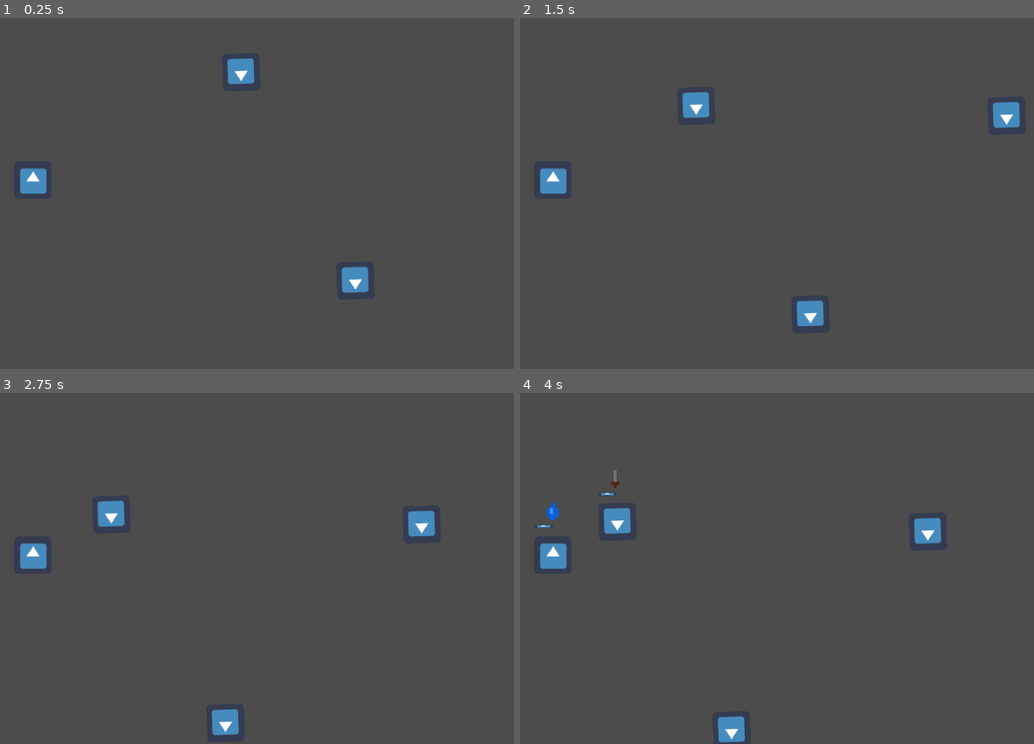
Above: before the commit, frames 1-4 (two rows, left to right).
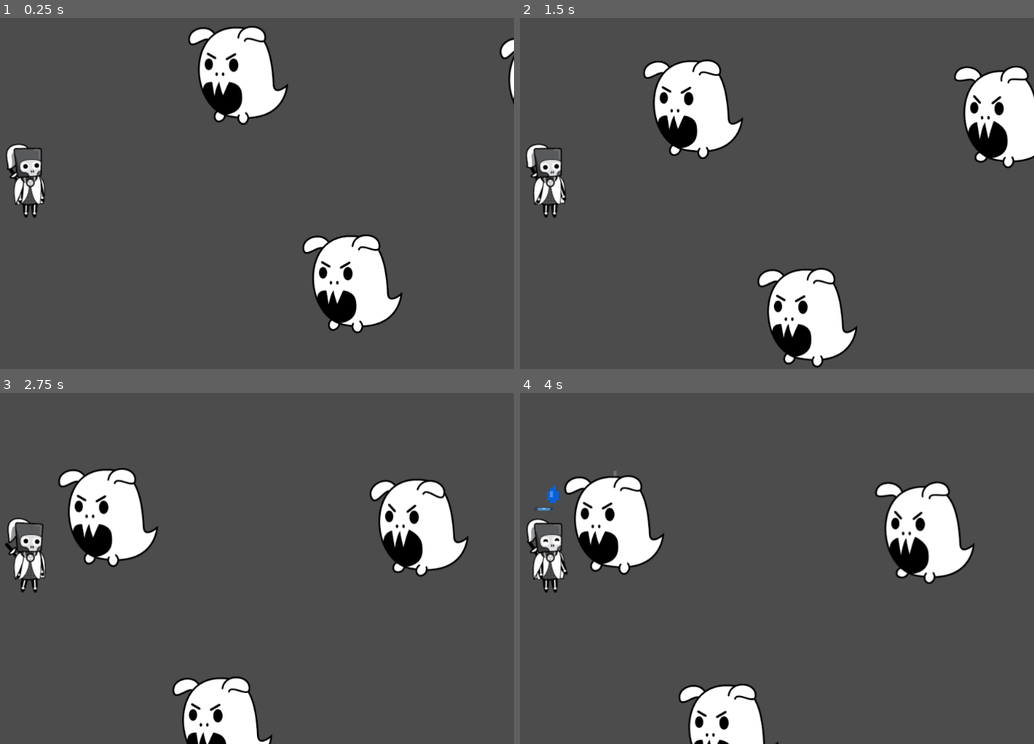
Above: after the commit, the same moments.

Repository: danreeves/godot-wild-jam-33
Game: Godot game, scene res://Main.tscn
The game is run twice, just before and just after one commit, with the same random seed, the same clock (stepped at 60 frames per second) and the same inputs. The engine's default icon, where the game draws it, is replaced by a stand-in: a white triangle on a blue panel in a dark square.
Inputs:
- Up to frame 1 (0.25 s): no input
- Up to frame 2 (1.5 s): no input
- Up to frame 3 (2.75 s): no input
- Up to frame 4 (4 s): no input

The runs differ from the first frame. In frame 1, 8.4% of the frame differs, in the area x 1-100%, y 2-90%; in frame 2, 12%, in the area x 1-100%, y 11-100%; in frame 3, 11%; in frame 4, 11%.

Commit message:
Added Cutie Fighter Dudes
ART ART BABY <3

Diff:
--- /dev/null
+++ b/Ghost.tscn
@@ -0,0 +1,22 @@
+[gd_scene load_steps=3 format=2]
+
+[ext_resource path="res://Ghost_Animation.tres" type="SpriteFrames" id=1]
+
+[sub_resource type="CapsuleShape2D" id=1]
+radius = 95.5362
+height = 118.64
+
+[node name="Ghost" type="KinematicBody2D"]
+scale = Vector2( 0.5, 0.5 )
+
+[node name="Sprite" type="AnimatedSprite" parent="."]
+position = Vector2( 3.77972, -1.25992 )
+rotation = 0.000606748
+frames = ExtResource( 1 )
+animation = "run"
+flip_h = true
+
+[node name="CollisionShape2D" type="CollisionShape2D" parent="."]
+position = Vector2( 9.9473, 23.8409 )
+scale = Vector2( 0.671393, 0.68714 )
+shape = SubResource( 1 )
--- /dev/null
+++ b/Ghost_Animation.tres
@@ -0,0 +1,46 @@
+[gd_resource type="SpriteFrames" load_steps=22 format=2]
+
+[ext_resource path="res://assets/Art/Ghost/ghost_Move-15.png" type="Texture" id=1]
+[ext_resource path="res://assets/Art/Ghost/ghost_Attack-10.png" type="Texture" id=2]
+[ext_resource path="res://assets/Art/Ghost/ghost_Attack-5.png" type="Texture" id=3]
+[ext_resource path="res://assets/Art/Ghost/ghost_Attack-9.png" type="Texture" id=4]
+[ext_resource path="res://assets/Art/Ghost/ghost_Attack-12.png" type="Texture" id=5]
+[ext_resource path="res://assets/Art/Ghost/ghost_Attack-8.png" type="Texture" id=6]
+[ext_resource path="res://assets/Art/Ghost/ghost_Attack-11.png" type="Texture" id=7]
+[ext_resource path="res://assets/Art/Ghost/ghost_Idle-3.png" type="Texture" id=8]
+[ext_resource path="res://assets/Art/Ghost/ghost_Move-14.png" type="Texture" id=9]
+[ext_resource path="res://assets/Art/Ghost/ghost_Move-17.png" type="Texture" id=10]
+[ext_resource path="res://assets/Art/Ghost/ghost_Idle-1.png" type="Texture" id=11]
+[ext_resource path="res://assets/Art/Ghost/ghost_Damage-18.png" type="Texture" id=12]
+[ext_resource path="res://assets/Art/Ghost/ghost_Damage-20.png" type="Texture" id=13]
+[ext_resource path="res://assets/Art/Ghost/ghost_Attack-6.png" type="Texture" id=14]
+[ext_resource path="res://assets/Art/Ghost/ghost_Damage-19.png" type="Texture" id=15]
+[ext_resource path="res://assets/Art/Ghost/ghost_Idle-4.png" type="Texture" id=16]
+[ext_resource path="res://assets/Art/Ghost/ghost_Idle-2.png" type="Texture" id=17]
+[ext_resource path="res://assets/Art/Ghost/ghost_Attack-7.png" type="Texture" id=18]
+[ext_resource path="res://assets/Art/Ghost/ghost_Move-16.png" type="Texture" id=19]
+[ext_resource path="res://assets/Art/Ghost/ghost_Damage-21.png" type="Texture" id=20]
+[ext_resource path="res://assets/Art/Ghost/ghost_Attack-13.png" type="Texture" id=21]
+
+[resource]
+animations = [ {
+"frames": [ ExtResource( 11 ), ExtResource( 17 ), ExtResource( 8 ), ExtResource( 16 ) ],
+"loop": true,
+"name": "idle",
+"speed": 5.0
+}, {
+"frames": [ ExtResource( 9 ), ExtResource( 1 ), ExtResource( 19 ), ExtResource( 10 ) ],
+"loop": true,
+"name": "run",
+"speed": 5.0
+}, {
+"frames": [ ExtResource( 3 ), ExtResource( 14 ), ExtResource( 18 ), ExtResource( 6 ), ExtResource( 2 ), ExtResource( 7 ), ExtResource( 5 ), ExtResource( 21 ), ExtResource( 4 ) ],
+"loop": true,
+"name": "attack",
+"speed": 5.0
+}, {
+"frames": [ ExtResource( 12 ), ExtResource( 15 ), ExtResource( 13 ), ExtResource( 20 ) ],
+"loop": true,
+"name": "damage",
+"speed": 5.0
+} ]
--- /dev/null
+++ b/Hero.tscn
@@ -0,0 +1,21 @@
+[gd_scene load_steps=3 format=2]
+
+[ext_resource path="res://Hero_Animation.tres" type="SpriteFrames" id=1]
+
+[sub_resource type="CapsuleShape2D" id=1]
+radius = 64.0033
+height = 40.9399
+
+[node name="Hero1" type="KinematicBody2D"]
+scale = Vector2( 0.5, 0.5 )
+
+[node name="Sprite" type="AnimatedSprite" parent="."]
+position = Vector2( 3.77972, -1.25992 )
+rotation = 0.000606748
+frames = ExtResource( 1 )
+animation = "damage"
+
+[node name="CollisionShape2D" type="CollisionShape2D" parent="."]
+position = Vector2( 2.37922, 5.34118 )
+scale = Vector2( 0.671393, 0.68714 )
+shape = SubResource( 1 )
--- /dev/null
+++ b/Hero_Animation.tres
@@ -0,0 +1,83 @@
+[gd_resource type="SpriteFrames" load_steps=44 format=2]
+
+[ext_resource path="res://assets/Art/Hero/hero_Camp-44.png" type="Texture" id=1]
+[ext_resource path="res://assets/Art/Hero/hero_Camp-46.png" type="Texture" id=2]
+[ext_resource path="res://assets/Art/Hero/hero_Camp-45.png" type="Texture" id=3]
+[ext_resource path="res://assets/Art/Hero/hero_Move-16.png" type="Texture" id=4]
+[ext_resource path="res://assets/Art/Hero/hero_Camp-43.png" type="Texture" id=5]
+[ext_resource path="res://assets/Art/Hero/hero_Camp-47.png" type="Texture" id=6]
+[ext_resource path="res://assets/Art/Hero/hero_Idle-4.png" type="Texture" id=7]
+[ext_resource path="res://assets/Art/Hero/hero_Attack-26.png" type="Texture" id=8]
+[ext_resource path="res://assets/Art/Hero/hero_Attack-28.png" type="Texture" id=9]
+[ext_resource path="res://assets/Art/Hero/hero_Death-18.png" type="Texture" id=10]
+[ext_resource path="res://assets/Art/Hero/hero_Death-21.png" type="Texture" id=11]
+[ext_resource path="res://assets/Art/Hero/hero_Drink-34.png" type="Texture" id=12]
+[ext_resource path="res://assets/Art/Hero/hero_Death-22.png" type="Texture" id=13]
+[ext_resource path="res://assets/Art/Hero/hero_Drink-33.png" type="Texture" id=14]
+[ext_resource path="res://assets/Art/Hero/hero_Drink-36.png" type="Texture" id=15]
+[ext_resource path="res://assets/Art/Hero/hero_Idle-3.png" type="Texture" id=16]
+[ext_resource path="res://assets/Art/Hero/hero_Idle-5.png" type="Texture" id=17]
+[ext_resource path="res://assets/Art/Hero/hero_Idle-6.png" type="Texture" id=18]
+[ext_resource path="res://assets/Art/Hero/hero_Idle-7.png" type="Texture" id=19]
+[ext_resource path="res://assets/Art/Hero/hero_Idle-8.png" type="Texture" id=20]
+[ext_resource path="res://assets/Art/Hero/hero_Death-25.png" type="Texture" id=21]
+[ext_resource path="res://assets/Art/Hero/hero_Attack-25.png" type="Texture" id=22]
+[ext_resource path="res://assets/Art/Hero/hero_Attack-29.png" type="Texture" id=23]
+[ext_resource path="res://assets/Art/Hero/hero_Death-19.png" type="Texture" id=24]
+[ext_resource path="res://assets/Art/Hero/hero_Death-20.png" type="Texture" id=25]
+[ext_resource path="res://assets/Art/Hero/hero_Attack-27.png" type="Texture" id=26]
+[ext_resource path="res://assets/Art/Hero/hero_Death-23.png" type="Texture" id=27]
+[ext_resource path="res://assets/Art/Hero/hero_Drink-32.png" type="Texture" id=28]
+[ext_resource path="res://assets/Art/Hero/hero_Death-17.png" type="Texture" id=29]
+[ext_resource path="res://assets/Art/Hero/hero_Drink-31.png" type="Texture" id=30]
+[ext_resource path="res://assets/Art/Hero/hero_Death-24.png" type="Texture" id=31]
+[ext_resource path="res://assets/Art/Hero/hero_Drink-35.png" type="Texture" id=32]
+[ext_resource path="res://assets/Art/Hero/hero_Drink-37.png" type="Texture" id=33]
+[ext_resource path="res://assets/Art/Hero/hero_Idle-1.png" type="Texture" id=34]
+[ext_resource path="res://assets/Art/Hero/hero_Idle-2.png" type="Texture" id=35]
+[ext_resource path="res://assets/Art/Hero/hero_Drink-30.png" type="Texture" id=36]
+[ext_resource path="res://assets/Art/Hero/hero_Move-14.png" type="Texture" id=37]
+[ext_resource path="res://assets/Art/Hero/hero_Move-12.png" type="Texture" id=41]
+[ext_resource path="res://assets/Art/Hero/hero_Damage-39.png" type="Texture" id=43]
+[ext_resource path="res://assets/Art/Hero/hero_Damage-41.png" type="Texture" id=44]
+[ext_resource path="res://assets/Art/Hero/hero_Damage-40.png" type="Texture" id=45]
+[ext_resource path="res://assets/Art/Hero/hero_Damage-38.png" type="Texture" id=46]
+[ext_resource path="res://assets/Art/Hero/hero_Damage-42.png" type="Texture" id=47]
+
+[resource]
+animations = [ {
+"frames": [ ExtResource( 34 ), ExtResource( 35 ), ExtResource( 16 ), ExtResource( 7 ), ExtResource( 17 ), ExtResource( 18 ), ExtResource( 19 ), ExtResource( 20 ), ExtResource( 34 ), ExtResource( 35 ), ExtResource( 16 ), ExtResource( 17 ), ExtResource( 18 ), ExtResource( 19 ), ExtResource( 20 ), ExtResource( 34 ), ExtResource( 35 ), ExtResource( 16 ), ExtResource( 17 ), ExtResource( 18 ), ExtResource( 19 ), ExtResource( 20 ) ],
+"loop": true,
+"name": "idle",
+"speed": 5.0
+}, {
+"frames": [ ExtResource( 36 ), ExtResource( 30 ), ExtResource( 28 ), ExtResource( 14 ), ExtResource( 12 ), ExtResource( 32 ), ExtResource( 15 ), ExtResource( 33 ) ],
+"loop": false,
+"name": "drink",
+"speed": 5.0
+}, {
+"frames": [ ExtResource( 46 ), ExtResource( 43 ), ExtResource( 45 ), ExtResource( 44 ), ExtResource( 47 ) ],
+"loop": true,
+"name": "damage",
+"speed": 5.0
+}, {
+"frames": [ ExtResource( 41 ), ExtResource( 37 ), ExtResource( 4 ) ],
+"loop": true,
+"name": "run",
+"speed": 4.0
+}, {
+"frames": [ ExtResource( 22 ), ExtResource( 8 ), ExtResource( 26 ), ExtResource( 9 ), ExtResource( 23 ), ExtResource( 8 ), ExtResource( 9 ), ExtResource( 26 ), ExtResource( 23 ) ],
+"loop": false,
+"name": "attack",
+"speed": 5.0
+}, {
+"frames": [ ExtResource( 29 ), ExtResource( 10 ), ExtResource( 24 ), ExtResource( 25 ), ExtResource( 11 ), ExtResource( 13 ), ExtResource( 27 ), ExtResource( 31 ), ExtResource( 21 ) ],
+"loop": false,
+"name": "die",
+"speed": 5.0
+}, {
+"frames": [ ExtResource( 5 ), ExtResource( 1 ), ExtResource( 3 ), ExtResource( 2 ), ExtResource( 3 ), ExtResource( 2 ), ExtResource( 3 ), ExtResource( 2 ), ExtResource( 3 ), ExtResource( 2 ), ExtResource( 6 ) ],
+"loop": true,
+"name": "camp",
+"speed": 5.0
+} ]
--- a/Main.tscn
+++ b/Main.tscn
@@ -1,18 +1,35 @@
-[gd_scene load_steps=3 format=2]
+[gd_scene load_steps=4 format=2]
 
 [ext_resource path="res://Units/Player.tscn" type="PackedScene" id=1]
 [ext_resource path="res://Units/Enemy.tscn" type="PackedScene" id=2]
+[ext_resource path="res://Ghost_Animation.tres" type="SpriteFrames" id=3]
 
 [node name="World" type="Node2D"]
 
 [node name="Player" parent="." instance=ExtResource( 1 )]
-position = Vector2( 36.5961, 277.589 )
+position = Vector2( 36.5961, 276.53 )
 
 [node name="Enemy" parent="." instance=ExtResource( 2 )]
 position = Vector2( 412.951, 82.0248 )
 
+[node name="AnimatedSprite" type="AnimatedSprite" parent="Enemy"]
+frames = ExtResource( 3 )
+animation = "idle"
+playing = true
+
 [node name="Enemy2" parent="." instance=ExtResource( 2 )]
 position = Vector2( 608.112, 438.407 )
 
+[node name="AnimatedSprite" type="AnimatedSprite" parent="Enemy2"]
+frames = ExtResource( 3 )
+animation = "idle"
+playing = true
+
 [node name="Enemy3" parent="." instance=ExtResource( 2 )]
 position = Vector2( 943.281, 98.9954 )
+
+[node name="AnimatedSprite" type="AnimatedSprite" parent="Enemy3"]
+frames = ExtResource( 3 )
+animation = "idle"
+frame = 3
+playing = true
--- a/Units/Enemy.tscn
+++ b/Units/Enemy.tscn
@@ -1,18 +1,15 @@
-[gd_scene load_steps=10 format=2]
+[gd_scene load_steps=8 format=2]
 
 [ext_resource path="res://Units/Enemy.gd" type="Script" id=1]
-[ext_resource path="res://icon.png" type="Texture" id=2]
 [ext_resource path="res://Systems/AttackQueue.tscn" type="PackedScene" id=3]
 [ext_resource path="res://Systems/Attacks/BasicAttack.tscn" type="PackedScene" id=4]
 [ext_resource path="res://Systems/Health.tscn" type="PackedScene" id=5]
 [ext_resource path="res://attack.png" type="Texture" id=6]
 
-[sub_resource type="CanvasItemMaterial" id=1]
-
-[sub_resource type="CapsuleShape2D" id=2]
+[sub_resource type="CapsuleShape2D" id=1]
 radius = 40.0
 
-[sub_resource type="CircleShape2D" id=3]
+[sub_resource type="CircleShape2D" id=2]
 radius = 80.0
 
 [node name="Enemy" type="KinematicBody2D" groups=[
@@ -20,18 +17,13 @@
 ]]
 script = ExtResource( 1 )
 
-[node name="Sprite" type="Sprite" parent="."]
-material = SubResource( 1 )
-rotation = 3.10843
-texture = ExtResource( 2 )
-
 [node name="Hitbox" type="CollisionShape2D" parent="."]
-shape = SubResource( 2 )
+shape = SubResource( 1 )
 
 [node name="InCombat" type="Area2D" parent="."]
 
 [node name="CollisionShape2D" type="CollisionShape2D" parent="InCombat"]
-shape = SubResource( 3 )
+shape = SubResource( 2 )
 
 [node name="Health" parent="." instance=ExtResource( 5 )]
 position = Vector2( 0, 45.241 )
--- a/Units/Player.tscn
+++ b/Units/Player.tscn
@@ -1,6 +1,6 @@
 [gd_scene load_steps=11 format=2]
 
-[ext_resource path="res://icon.png" type="Texture" id=1]
+[ext_resource path="res://Hero_Animation.tres" type="SpriteFrames" id=1]
 [ext_resource path="res://Units/Player.gd" type="Script" id=2]
 [ext_resource path="res://Systems/Attacks/BasicAttack.tscn" type="PackedScene" id=3]
 [ext_resource path="res://Systems/AttackQueue.tscn" type="PackedScene" id=4]
@@ -20,8 +20,11 @@
 ]]
 script = ExtResource( 2 )
 
-[node name="Sprite" type="Sprite" parent="."]
-texture = ExtResource( 1 )
+[node name="AnimatedSprite" type="AnimatedSprite" parent="."]
+frames = ExtResource( 1 )
+animation = "idle"
+frame = 14
+playing = true
 
 [node name="Hitbox" type="CollisionShape2D" parent="."]
 shape = SubResource( 1 )
@@ -39,7 +42,7 @@
 position = Vector2( 0, 40.9813 )
 
 [node name="AttackQueue" parent="." instance=ExtResource( 4 )]
-position = Vector2( -0.473541, -49.0287 )
+position = Vector2( -0.473541, -78.5287 )
 wait_time = 2.0
 
 [node name="BasicAttack" parent="AttackQueue" instance=ExtResource( 3 )]
--- /dev/null
+++ b/assets/Art/Ghost.tscn
@@ -0,0 +1,65 @@
+[gd_scene load_steps=24 format=2]
+
+[ext_resource path="res://assets/Art/Ghost/ghost_Attack-9.png" type="Texture" id=1]
+[ext_resource path="res://assets/Art/Ghost/ghost_Attack-12.png" type="Texture" id=2]
+[ext_resource path="res://assets/Art/Ghost/ghost_Attack-8.png" type="Texture" id=3]
+[ext_resource path="res://assets/Art/Ghost/ghost_Attack-11.png" type="Texture" id=4]
+[ext_resource path="res://assets/Art/Ghost/ghost_Idle-3.png" type="Texture" id=5]
+[ext_resource path="res://assets/Art/Ghost/ghost_Move-14.png" type="Texture" id=6]
+[ext_resource path="res://assets/Art/Ghost/ghost_Move-17.png" type="Texture" id=7]
+[ext_resource path="res://assets/Art/Ghost/ghost_Idle-1.png" type="Texture" id=8]
+[ext_resource path="res://assets/Art/Ghost/ghost_Damage-18.png" type="Texture" id=9]
+[ext_resource path="res://assets/Art/Ghost/ghost_Damage-20.png" type="Texture" id=10]
+[ext_resource path="res://assets/Art/Ghost/ghost_Attack-6.png" type="Texture" id=11]
+[ext_resource path="res://assets/Art/Ghost/ghost_Damage-19.png" type="Texture" id=12]
+[ext_resource path="res://assets/Art/Ghost/ghost_Attack-13.png" type="Texture" id=13]
+[ext_resource path="res://assets/Art/Ghost/ghost_Idle-2.png" type="Texture" id=14]
+[ext_resource path="res://assets/Art/Ghost/ghost_Move-16.png" type="Texture" id=15]
+[ext_resource path="res://assets/Art/Ghost/ghost_Damage-21.png" type="Texture" id=16]
+[ext_resource path="res://assets/Art/Ghost/ghost_Idle-4.png" type="Texture" id=17]
+[ext_resource path="res://assets/Art/Ghost/ghost_Attack-7.png" type="Texture" id=18]
+[ext_resource path="res://assets/Art/Ghost/ghost_Attack-10.png" type="Texture" id=19]
+[ext_resource path="res://assets/Art/Ghost/ghost_Move-15.png" type="Texture" id=20]
+[ext_resource path="res://assets/Art/Ghost/ghost_Attack-5.png" type="Texture" id=21]
+
+[sub_resource type="SpriteFrames" id=1]
+animations = [ {
+"frames": [ ExtResource( 8 ), ExtResource( 14 ), ExtResource( 5 ), ExtResource( 17 ) ],
+"loop": true,
+"name": "idle",
+"speed": 5.0
+}, {
+"frames": [ ExtResource( 9 ), ExtResource( 12 ), ExtResource( 10 ), ExtResource( 16 ) ],
+"loop": true,
+"name": "damage",
+"speed": 5.0
+}, {
+"frames": [ ExtResource( 6 ), ExtResource( 20 ), ExtResource( 15 ), ExtResource( 7 ) ],
+"loop": true,
+"name": "run",
+"speed": 5.0
+}, {
+"frames": [ ExtResource( 21 ), ExtResource( 11 ), ExtResource( 18 ), ExtResource( 3 ), ExtResource( 19 ), ExtResource( 4 ), ExtResource( 2 ), ExtResource( 13 ), ExtResource( 1 ) ],
+"loop": true,
+"name": "attack",
+"speed": 5.0
+} ]
+
+[sub_resource type="CapsuleShape2D" id=2]
+radius = 95.5362
+height = 118.64
+
+[node name="Ghost" type="KinematicBody2D"]
+scale = Vector2( 0.5, 0.5 )
+
+[node name="Sprite" type="AnimatedSprite" parent="."]
+position = Vector2( 3.77972, -1.25992 )
+rotation = 0.000606748
+frames = SubResource( 1 )
+animation = "run"
+flip_h = true
+
+[node name="CollisionShape2D" type="CollisionShape2D" parent="."]
+position = Vector2( 9.9473, 23.8409 )
+scale = Vector2( 0.671393, 0.68714 )
+shape = SubResource( 2 )
--- /dev/null
+++ b/assets/Art/Hero.tscn
@@ -0,0 +1,21 @@
+[gd_scene load_steps=3 format=2]
+
+[ext_resource path="res://Hero_Animation.tres" type="SpriteFrames" id=1]
+
+[sub_resource type="CapsuleShape2D" id=1]
+radius = 64.0033
+height = 40.9399
+
+[node name="Hero1" type="KinematicBody2D"]
+scale = Vector2( 0.5, 0.5 )
+
+[node name="Sprite" type="AnimatedSprite" parent="."]
+position = Vector2( 3.77972, -1.25992 )
+rotation = 0.000606748
+frames = ExtResource( 1 )
+animation = "damage"
+
+[node name="CollisionShape2D" type="CollisionShape2D" parent="."]
+position = Vector2( 2.37922, 5.34118 )
+scale = Vector2( 0.671393, 0.68714 )
+shape = SubResource( 1 )
Binary file added: assets/Art/Ghost/ghost_Attack-10.png
Not shown, added: assets/Art/Ghost/ghost_Attack-10.png.import
Binary file added: assets/Art/Ghost/ghost_Attack-11.png
Not shown, added: assets/Art/Ghost/ghost_Attack-11.png.import
Binary file added: assets/Art/Ghost/ghost_Attack-12.png
Not shown, added: assets/Art/Ghost/ghost_Attack-12.png.import
Binary file added: assets/Art/Ghost/ghost_Attack-13.png
Not shown, added: assets/Art/Ghost/ghost_Attack-13.png.import
Binary file added: assets/Art/Ghost/ghost_Attack-5.png
Not shown, added: assets/Art/Ghost/ghost_Attack-5.png.import
Binary file added: assets/Art/Ghost/ghost_Attack-6.png
Not shown, added: assets/Art/Ghost/ghost_Attack-6.png.import
(and 130 more such lines)
